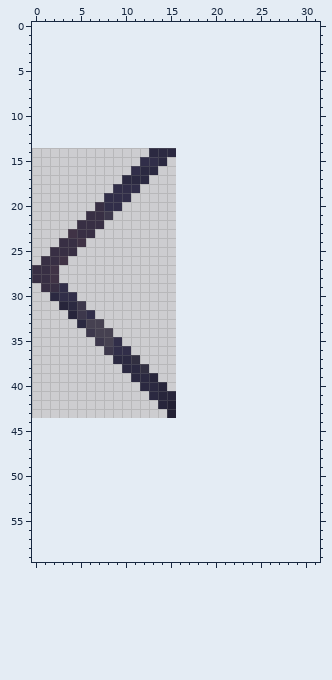
Two versions of one pixel-art file, Sprite/symbols/fire_symbol.aseprite. The picture above is the old version.
16x30 pixels, 1 frame. Colours within 5 levels of each other are drawn and written as one. The old version is drawn lined up with the new one, on the new canvas.
After:
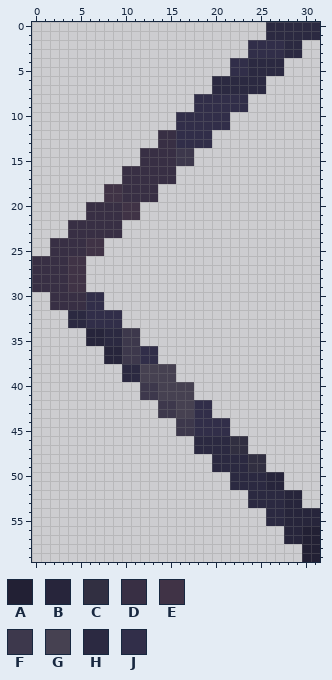
Palette (. is transparent): A #222034  B #27253b  C #312f41  D #382f44  E #403346  F #3d384c  G #464151  H #2b2941  J #312e49
The exact change:
canvas 16x30 -> 32x60, the old top-left corner now at 0,14
Changed rows in their new state; - is an unchanged pixel.
first column x 0:
 0 --------------------------HHHHHH
 1 --------------------------HHHHHH
 2 ------------------------JJJJHH--
 3 ------------------------JJJJHH--
 4 ----------------------JJHHHH----
 5 ----------------------JJHHHH----
 6 --------------------HHHHHH------
 7 --------------------HHHHHH------
 8 ------------------JJJJJJ--------
 9 ------------------JJJJJJ--------
10 ----------------JJJJJJ----------
11 ----------------JJJJJJ----------
12 --------------DDJJJJ------------
13 --------------DDJJJJ------------
14 ------------DDDDFF--------------
15 ------------DDDDFF--------------
16 ----------DDDDDD----------------
17 ----------DDDDDD----------------
18 --------EEDDDD------------------
19 --------EEDDDD------------------
20 ------D-DDEE--------------------
21 --------DDEE--------------------
22 ----D---DD----------------------
23 ----D--DDD----------------------
24 --D--DEE------------------------
25 -----DEE------------------------
26 D--DEE--------------------------
27 --DDEE--------------------------
28 --DDEE--------------------------
29 D--DEE--------------------------
30 --DDDDJJ------------------------
31 --DDDDJJ------------------------
32 ----HH-JJJ----------------------
33 ----H-JJJJ----------------------
34 ------BBHHFF--------------------
35 ------BBHHFF--------------------
36 --------BBFFJJ------------------
37 --------BBFFJJ------------------
38 ------------GGGG----------------
39 ----------H-GGGG----------------
40 ------------FFGGGG--------------
41 ------------FFGGGG--------------
42 --------------FFGGJJ------------
43 --------------FFGGJJ------------
44 ----------------FFJJJJ----------
45 ----------------FFJJJJ----------
46 ------------------HHHHCC--------
47 ------------------HHHHCC--------
48 --------------------HHHHCC------
49 --------------------HHHHCC------
50 ----------------------HHHHBB----
51 ----------------------HHHHBB----
52 ------------------------HHHHBB--
53 ------------------------HHHHBB--
54 --------------------------HHBBBB
55 --------------------------HHBBBB
56 ----------------------------BBAA
57 ----------------------------BBAA
58 ------------------------------AA
59 ------------------------------AA
Boxes around the changes in both pictures, in picture pixels (x1, y1, x2, y2):
changed: (32, 22, 320, 562)
